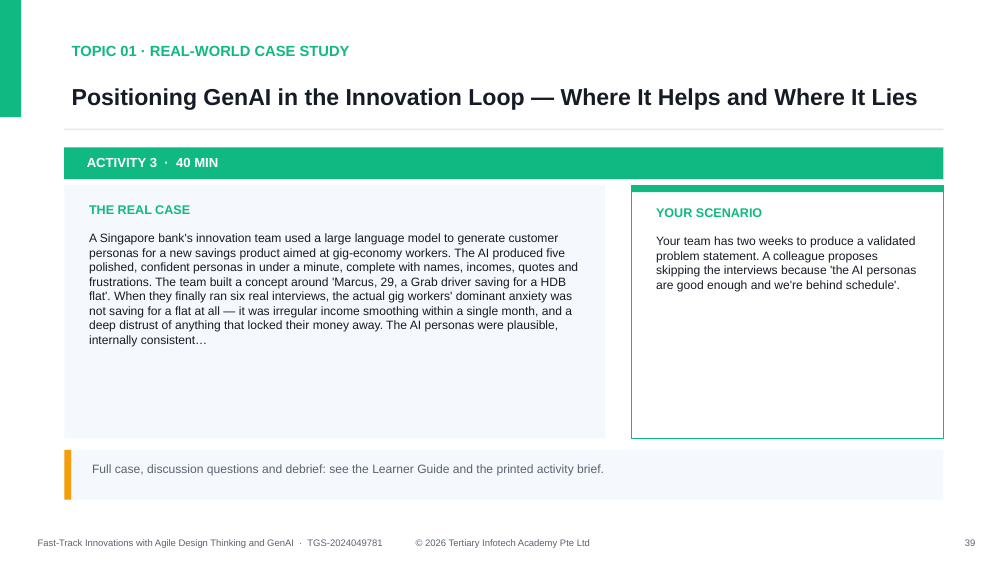
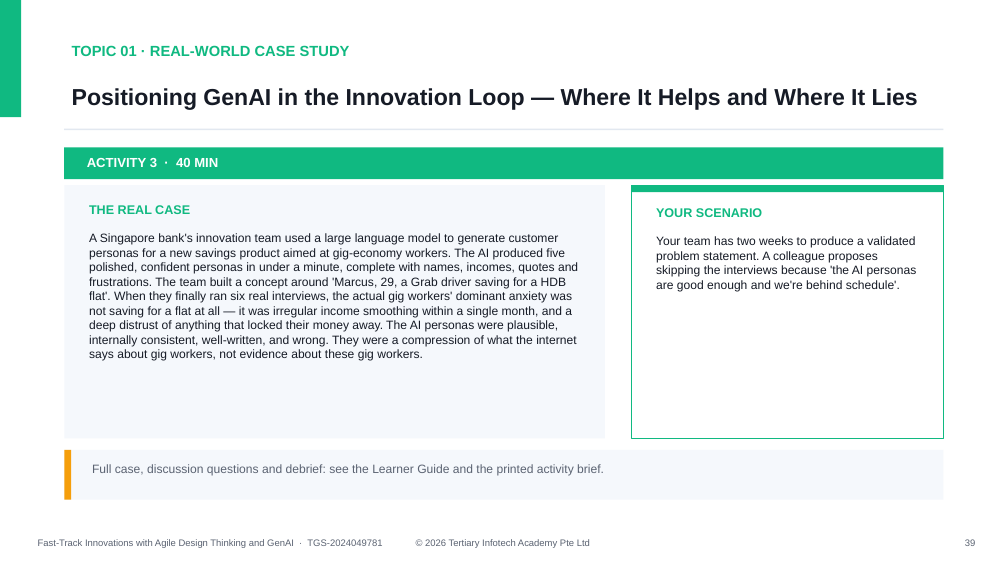
Before and after one commit to tertiarycourses/TGS-2024049781-Fast-Track-Innovations-with-Agile-Design-Thinking-and-Generative-AI, a slide deck: slide 39 of courseware/Fast-Track Innovations with Agile Design Thinking and GenAI-v4.0.pptx. Drawn at 1008x567 pixels with LibreOffice and Linux fonts; fonts in the diff are those of the drawing. Boxes give left, top, right and bottom in pixels: in the first picture for what was removed or moved away, otherwise in the second. Text is boxed around its words. In the diff, an @@ line names an element or a change of style, - is before the commit and + after.

```diff
--- a/courseware/Fast-Track Innovations with Agile Design Thinking and GenAI-v4.0.pptx
+++ b/courseware/Fast-Track Innovations with Agile Design Thinking and GenAI-v4.0.pptx
@@ text at [89,233,578,361]: text changed @@
-A Singapore bank's innovation team used a large language model to generate customer personas for a new savings product aimed at gig-economy workers. The AI produced five polished, confident personas in under a minute, complete with names, incomes, quotes and frustrations. The team built a concept around 'Marcus, 29, a Grab driver saving for a HDB flat'. When they finally ran six real interviews, the actual gig workers' dominant anxiety was not saving for a flat at all — it was irregular income smoothing within a single month, and a deep distrust of anything that locked their money away. The AI personas were plausible, internally consistent…
+A Singapore bank's innovation team used a large language model to generate customer personas for a new savings product aimed at gig-economy workers. The AI produced five polished, confident personas in under a minute, complete with names, incomes, quotes and frustrations. The team built a concept around 'Marcus, 29, a Grab driver saving for a HDB flat'. When they finally ran six real interviews, the actual gig workers' dominant anxiety was not saving for a flat at all — it was irregular income smoothing within a single month, and a deep distrust of anything that locked their money away. The AI personas were plausible, internally consistent, well-written, and wrong. They were a compression of what the internet says about gig workers, not evidence about these gig workers.
```
Also in this commit, not shown: 15 other slides changed, 30 other files.
